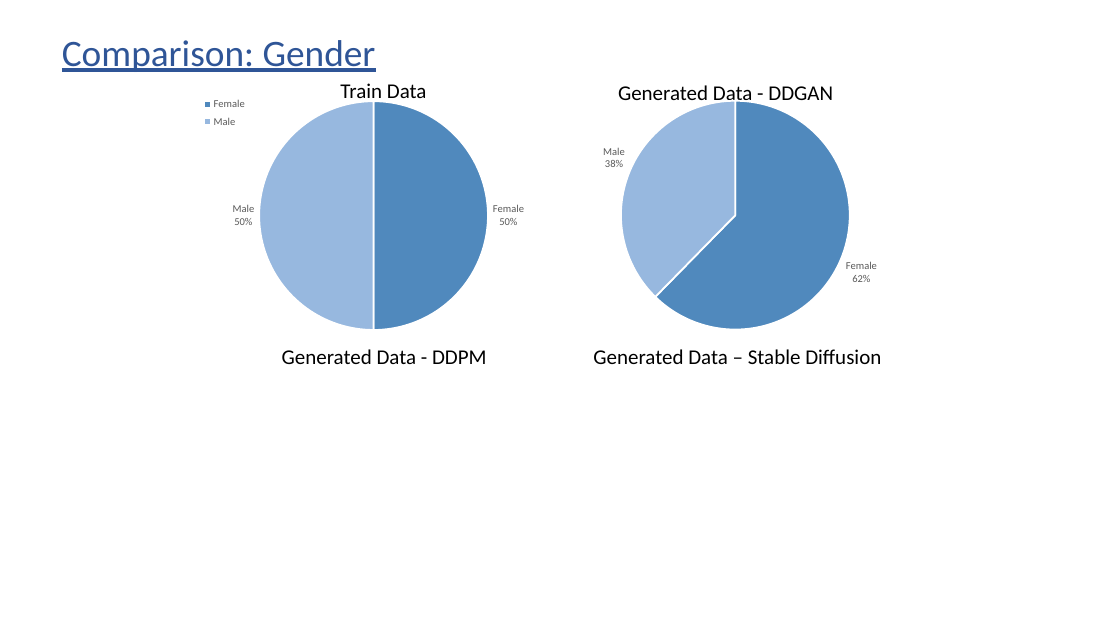
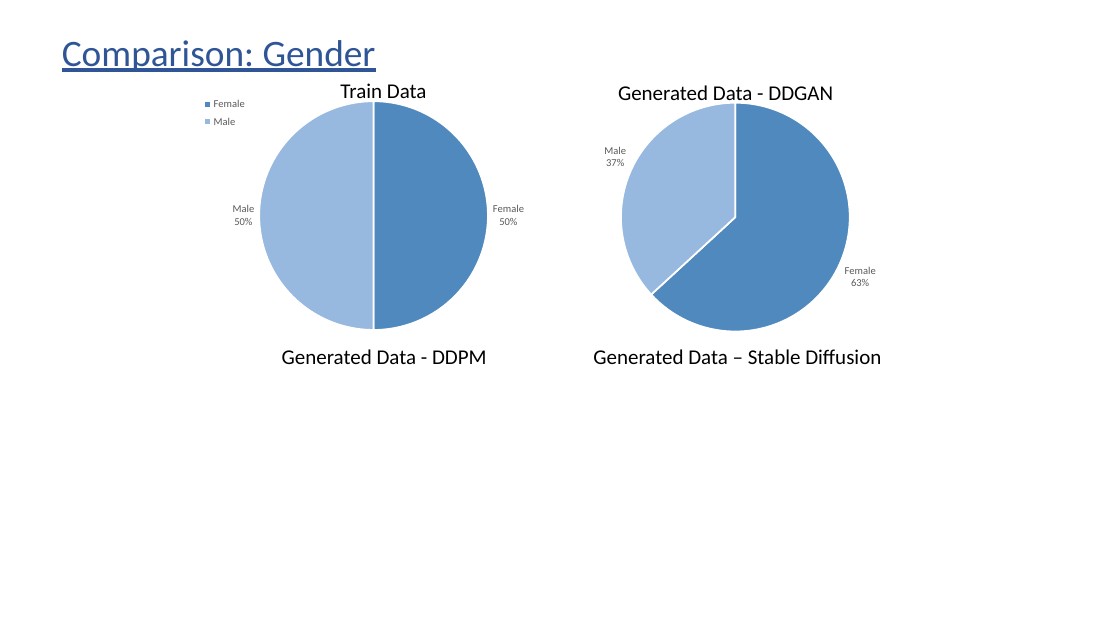
Before and after one commit to subirkumarparida/DDPM, a slide deck: slide 50 of Bias_Diffusion_v4.pptx. Drawn at 1120x630 pixels with LibreOffice and Linux fonts; fonts in the diff are those of the drawing. Boxes give left, top, right and bottom in pixels: in the first picture for what was removed or moved away, otherwise in the second. Text is boxed around its words. In the diff, an @@ line names an element or a change of style, - is before the commit and + after.

```diff
--- a/Bias_Diffusion_v4.pptx
+++ b/Bias_Diffusion_v4.pptx
@@ pie chart at box(530, 91, 950, 343) @@
@@ Series 1, Female: 62 to 63 @@
@@ Series 1, Male: 38 to 37 @@
```
Also in this commit, not shown: 4 other slides changed.
